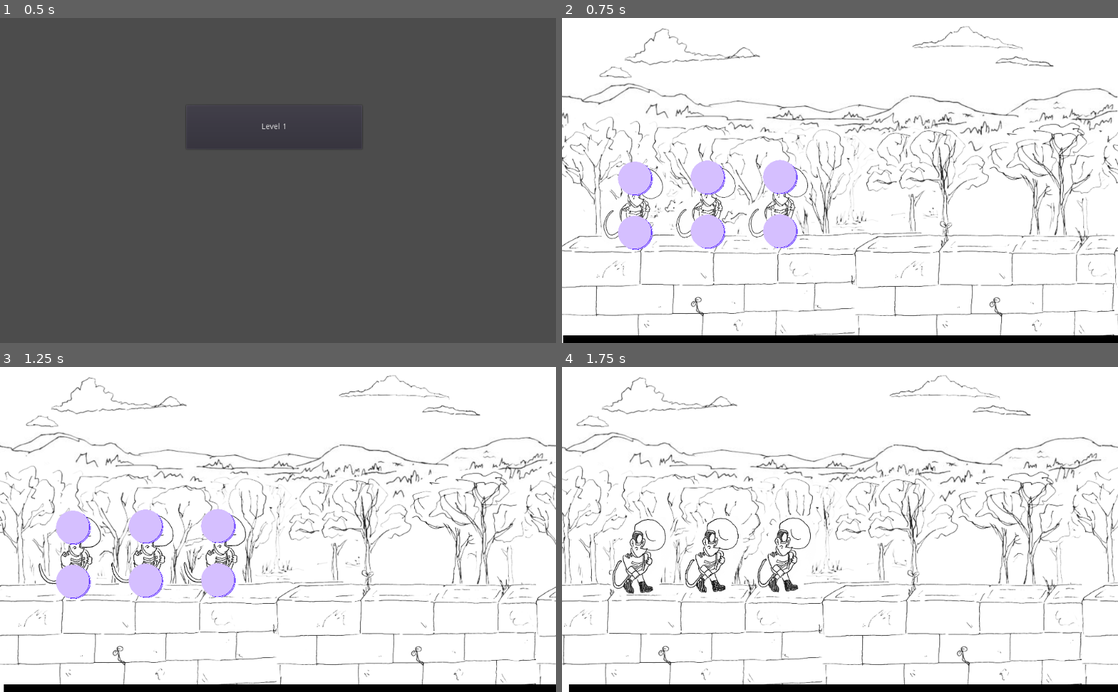
Above: before the commit, frames 1-4 (two rows, left to right).
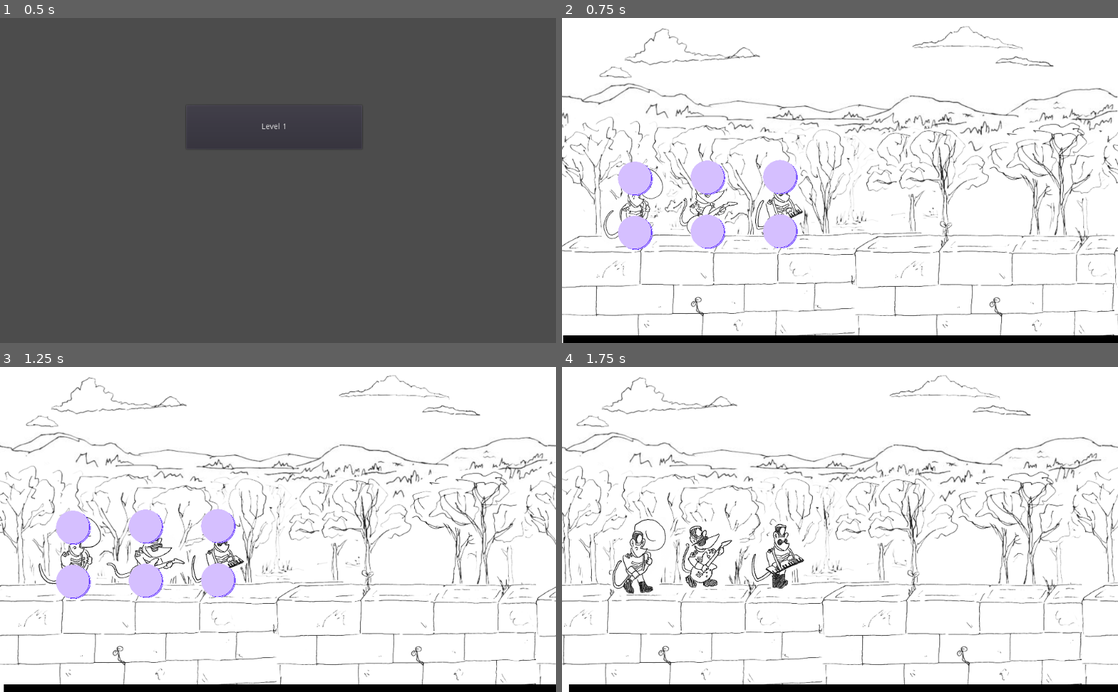
Above: after the commit, the same moments.

Repository: Binney/ludum-dare-46
Game: Godot game, scene res://Menu.tscn
Same seed, same stepped clock (60 frames per second), same inputs: the game is played once before the commit and once after it.
Inputs (mouse positions are in pixels of both pictures, inside the frame that each line leads up to):
- Up to frame 1 (0.5 s): no input
- Up to frame 2 (0.75 s): click "Level 1" at 0.5 s
- Up to frame 3 (1.25 s): no input
- Up to frame 4 (1.75 s): move the mouse to (778, 552) at 1.27 s; click (778, 552) at 1.42 s

Frame 1 is identical in both runs. In frame 2, 0.9% of the frame differs, in the area x 20-45%, y 45-68%; in frame 3, 1.0%; in frame 4, 1.9%, in the area x 20-46%, y 45-70%.

Commit message:
correct animations for each mousician!

Diff:
--- a/project/LevelOne.tscn
+++ b/project/LevelOne.tscn
@@ -148,15 +148,18 @@
 
 [node name="Drummer" parent="." instance=ExtResource( 16 )]
 position = Vector2( 402.067, 343.834 )
+instrument = "keys"
 loop_track = ExtResource( 18 )
 is_percussion = true
 
 [node name="Guitarist" parent="." instance=ExtResource( 16 )]
 position = Vector2( 268.769, 344.597 )
+instrument = "guitar"
 loop_track = ExtResource( 2 )
 
 [node name="Tubist" parent="." instance=ExtResource( 16 )]
 position = Vector2( 134.973, 346.591 )
+instrument = "tuba"
 loop_track = ExtResource( 17 )
 
 [node name="ProgressBar" type="ProgressBar" parent="."]
--- a/project/Mousician.gd
+++ b/project/Mousician.gd
@@ -1,6 +1,6 @@
 extends Area2D
 
-
+export(String) var instrument
 export(AudioStream) var intro_track
 export(AudioStream) var loop_track
 export var is_percussion = false
@@ -14,6 +14,7 @@
 
 func _ready():
 	rng.randomize()
+	$AnimatedSprite.play("happy_" + instrument)
 
 func _process(delta):
 	if ((!is_sad()) && (rng.randf() < (SADNESS_CHANCE_PER_SECOND * delta))):
@@ -49,22 +50,22 @@
 func update_output():
 	match [pitch_offset, time_offset]:
 		[0, 0]:
-			$AnimatedSprite.play("default")
+			$AnimatedSprite.play("happy_" + instrument)
 			$AudioStreamPlayer.bus = "Healthy"
 		[-1, 0]:
-			$AnimatedSprite.play("sad")
+			$AnimatedSprite.play("sad_" + instrument)
 			$AudioStreamPlayer.bus = "Flat"
 		[1, 0]:
-			$AnimatedSprite.play("sad")
+			$AnimatedSprite.play("sad_" + instrument)
 			$AudioStreamPlayer.bus = "Sharp"
 		[0, 0]:
-			$AnimatedSprite.play("default")
+			$AnimatedSprite.play("happy_" + instrument)
 			$AudioStreamPlayer.bus = "Healthy"
 		[0, -1]:
-			$AnimatedSprite.play("sad")
+			$AnimatedSprite.play("sad_" + instrument)
 			$AudioStreamPlayer.bus = "Slow"
 		[0, 1]:
-			$AnimatedSprite.play("sad")
+			$AnimatedSprite.play("sad_" + instrument)
 			$AudioStreamPlayer.bus = "Fast"
 
 
--- a/project/Mousician.tscn
+++ b/project/Mousician.tscn
@@ -18,6 +18,7 @@
 position = Vector2( -1, 0 )
 scale = Vector2( 0.5, 0.5 )
 frames = ExtResource( 1 )
+animation = "sad_guitar"
 playing = true
 
 [node name="AudioStreamPlayer" type="AudioStreamPlayer" parent="."]
--- a/project/sprite/eyeframes.tres
+++ b/project/sprite/eyeframes.tres
@@ -8,6 +8,10 @@
 [ext_resource path="res://sprite/tuba3.png" type="Texture" id=6]
 [ext_resource path="res://sprite/guitar1.png" type="Texture" id=7]
 [ext_resource path="res://sprite/guitar3.png" type="Texture" id=8]
+[ext_resource path="res://sprite/keys3.png" type="Texture" id=9]
+[ext_resource path="res://sprite/keys0.png" type="Texture" id=10]
+[ext_resource path="res://sprite/keys1.png" type="Texture" id=11]
+[ext_resource path="res://sprite/keys2.png" type="Texture" id=12]
 
 [resource]
 animations = [ {
@@ -16,8 +20,33 @@
 "name": "default",
 "speed": 5.0
 }, {
+"frames": [ ExtResource( 5 ), ExtResource( 1 ), ExtResource( 2 ), ExtResource( 6 ) ],
+"loop": true,
+"name": "happy_tuba",
+"speed": 5.0
+}, {
+"frames": [ ExtResource( 10 ), ExtResource( 11 ), ExtResource( 12 ), ExtResource( 9 ) ],
+"loop": true,
+"name": "happy_keys",
+"speed": 5.0
+}, {
+"frames": [  ],
+"loop": true,
+"name": "sad_tuba",
+"speed": 5.0
+}, {
+"frames": [  ],
+"loop": true,
+"name": "sad_keys",
+"speed": 5.0
+}, {
+"frames": [  ],
+"loop": true,
+"name": "sad_guitar",
+"speed": 5.0
+}, {
 "frames": [ ExtResource( 4 ), ExtResource( 7 ), ExtResource( 3 ), ExtResource( 8 ) ],
 "loop": true,
-"name": "sad",
+"name": "happy_guitar",
 "speed": 5.0
 } ]
Not shown: 1 places in project/sprite/eyeframes.tres that only renumber resources
Renamed: project/sprite/keys4.png -> project/sprite/keys3.png
Not shown, added: project/sprite/keys3.png.import
